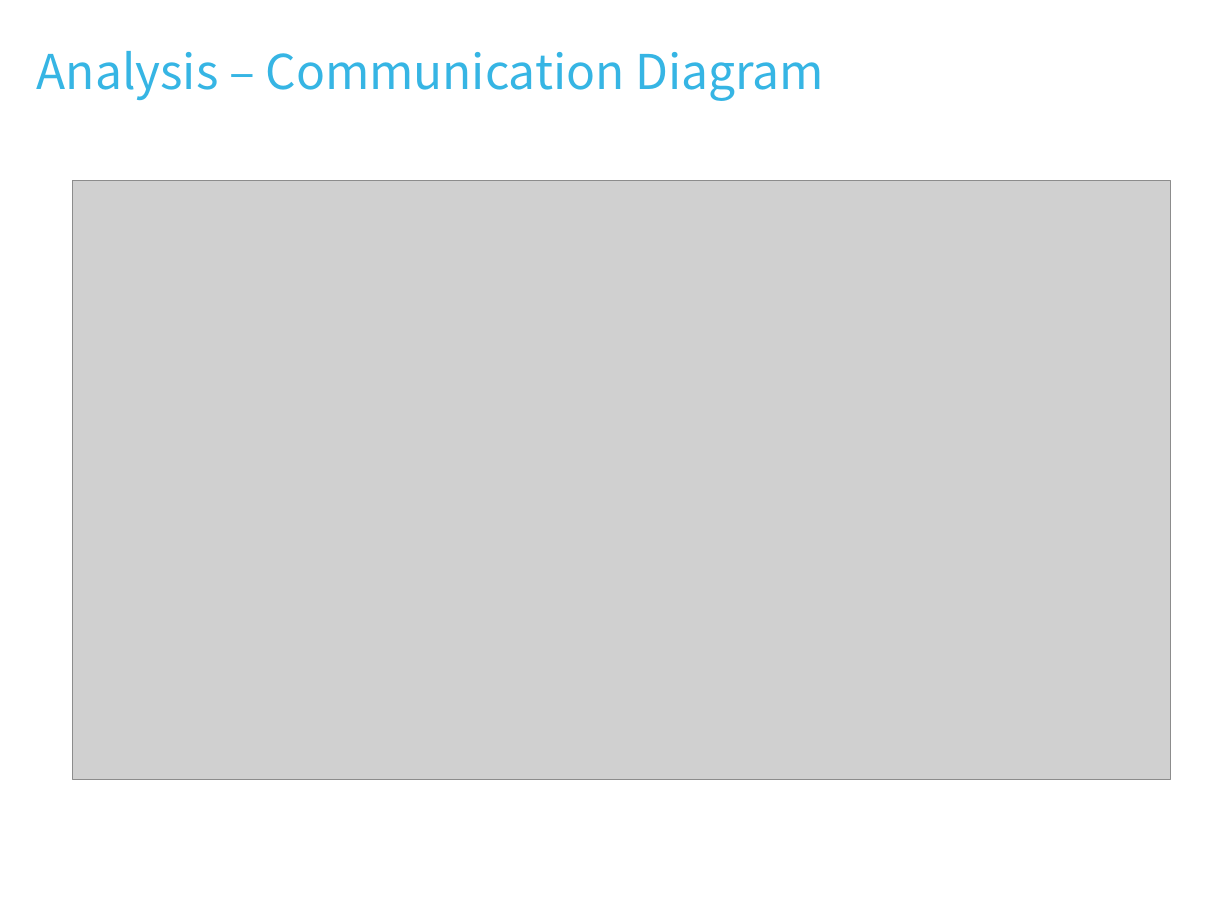
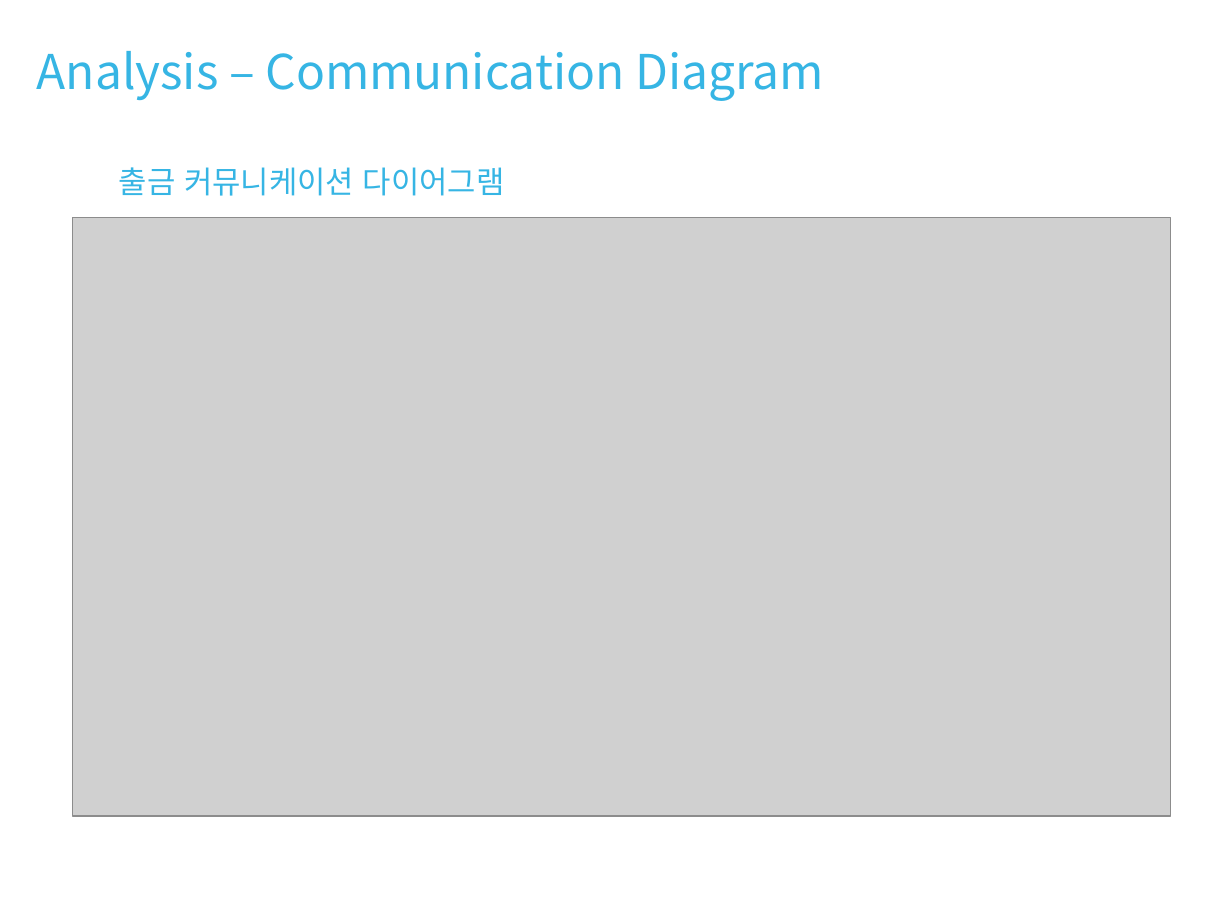
Before and after one commit to DavidKwon/ATMWith3tierArchitecture, a slide deck: slide 11 of ATM.pptx. Drawn at 1232x924 pixels with LibreOffice and Linux fonts; fonts in the diff are those of the drawing; grey boxes stand for pictures. Boxes give left, top, right and bottom in pixels: in the first picture for what was removed or moved away, otherwise in the second. Text is boxed around its words. In the diff, an @@ line names an element or a change of style, - is before the commit and + after.

Commit message:
ppt commit

```diff
--- a/ATM.pptx
+++ b/ATM.pptx
@@ text added at [119, 167, 505, 196], 18 pt, text #36B5E4 @@
+출금 커뮤니케이션 다이어그램
@@ picture: place and size @@
-picture at [73, 181, 1170, 780]
+picture at [73, 217, 1170, 816]
```
Also in this commit, not shown: 6 other slides changed, 7 slides added.
